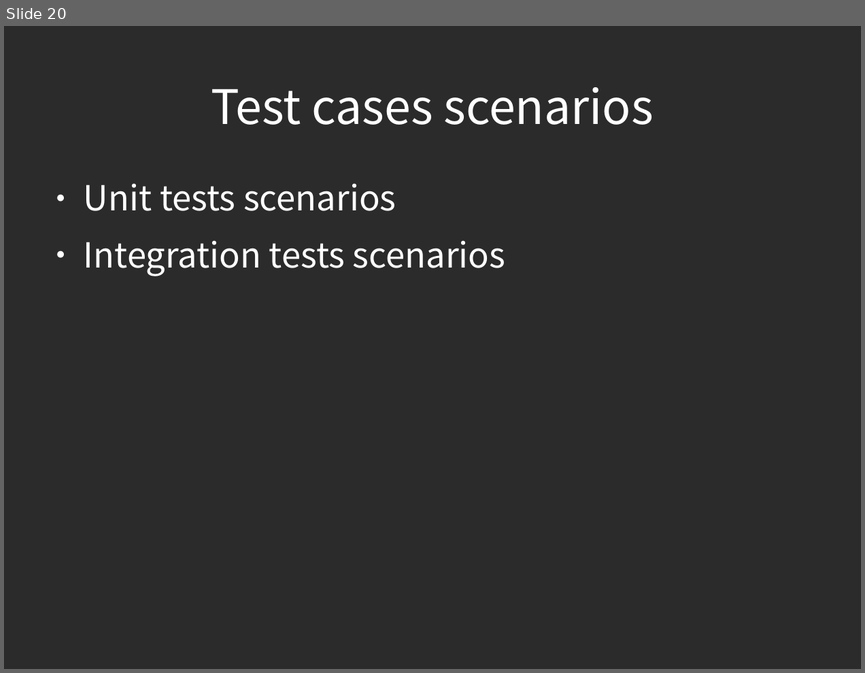
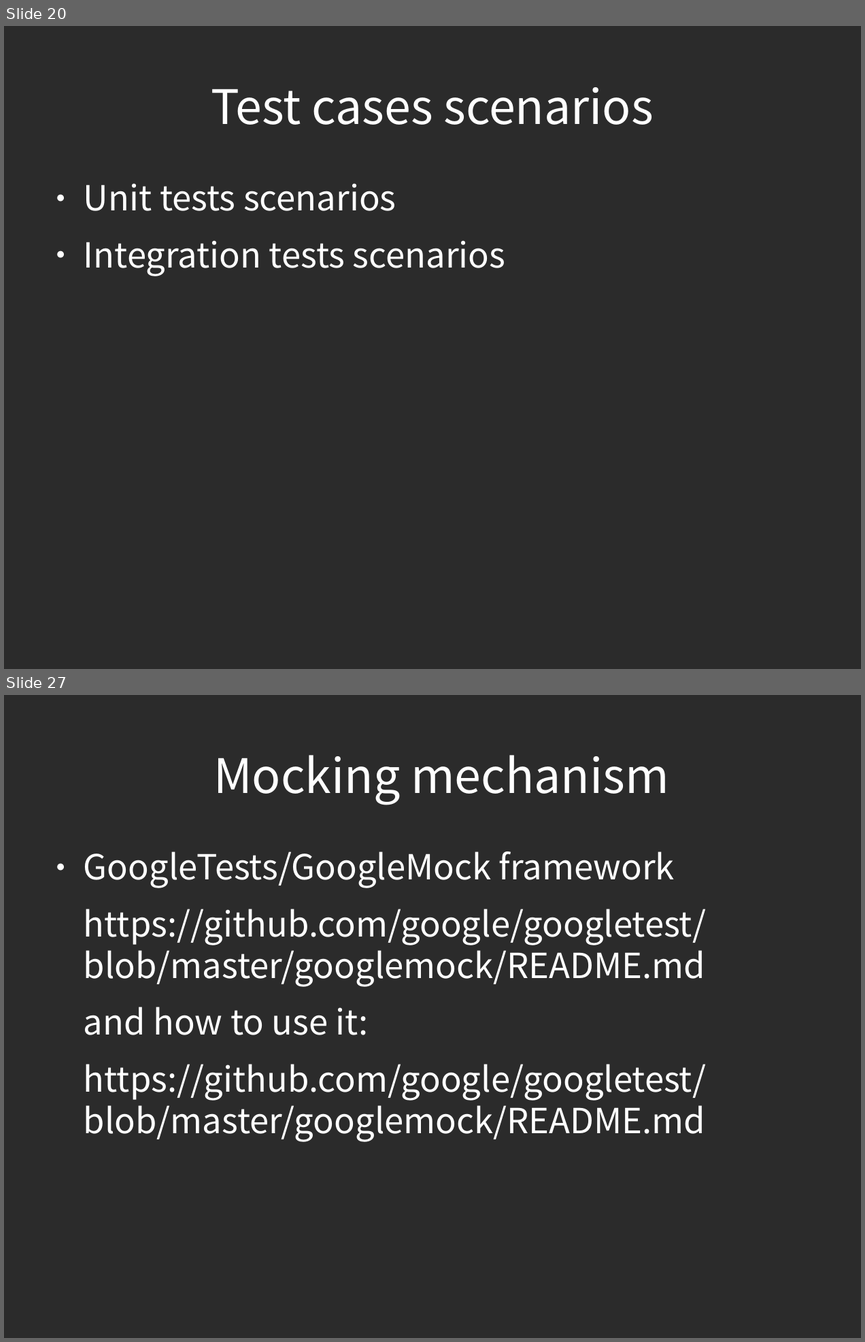
Before and after one commit to piotrek24061988/AutomaticTesting, a slide deck: module1/doc/AutomatedTesting.odp. Shown one above the other, each under a label of ours: slide 20 before the commit, slides 20 and 27 after it; the slides between them are not shown. The pictures are 865x673 and 865x1342 pixels, drawn with LibreOffice and Linux fonts; fonts in the diff are those of the drawing; background and template pictures are left out; a plain dark background stands for a picture behind light text. Boxes give left, top, right and bottom in pixels: in the first picture for what was removed or moved away, otherwise in the second. Text is boxed around its words. In the diff, an @@ line names an element or a change of style, - is before the commit and + after.

Commit message:
presentation update, scenarios, frameworks

```diff
--- a/module1/doc/AutomatedTesting.odp
+++ b/module1/doc/AutomatedTesting.odp
@@ slide 27 added at bbox=[4, 695, 861, 1338], background picture (left out) @@
@@ title added at bbox=[213, 755, 669, 804], 44 pt, text #FFFFFF @@
+Mocking mechanism
@@ text added at bbox=[84, 851, 706, 1142], 32 pt, text #FFFFFF @@
+● GoogleTests/GoogleMock framework
+https://github.com/google/googletest/blob/master/googlemock/README.md
+and how to use it:
+https://github.com/google/googletest/blob/master/googlemock/README.md
```
Also in this commit, not shown: 7 slides changed, 5 other slides added.
